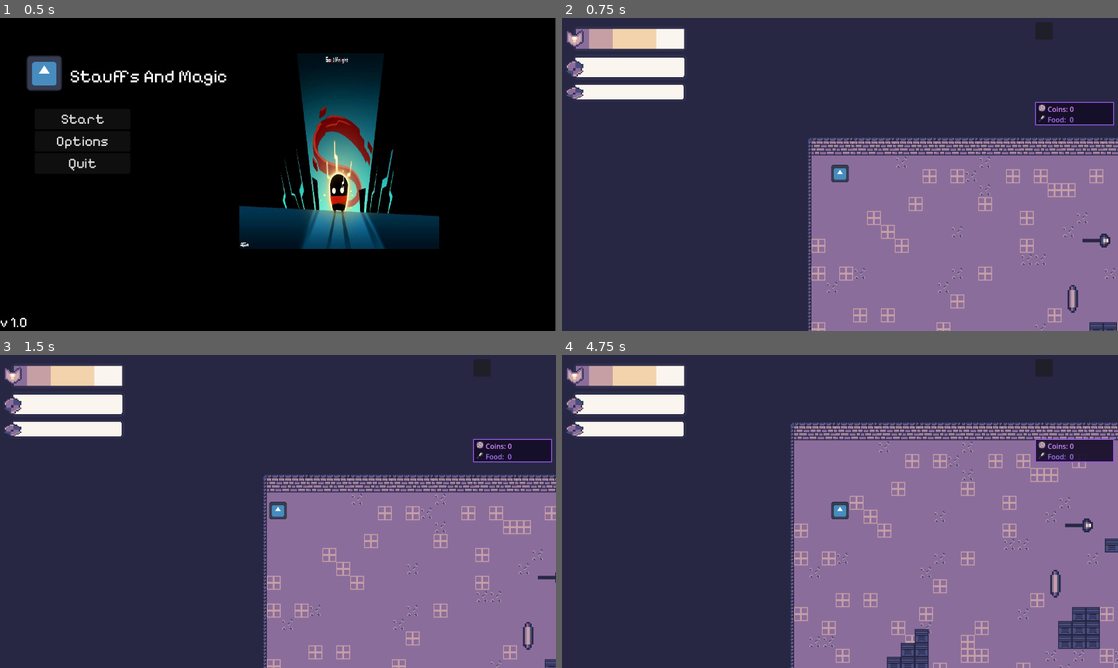
Above: before the commit, frames 1-4 (two rows, left to right).
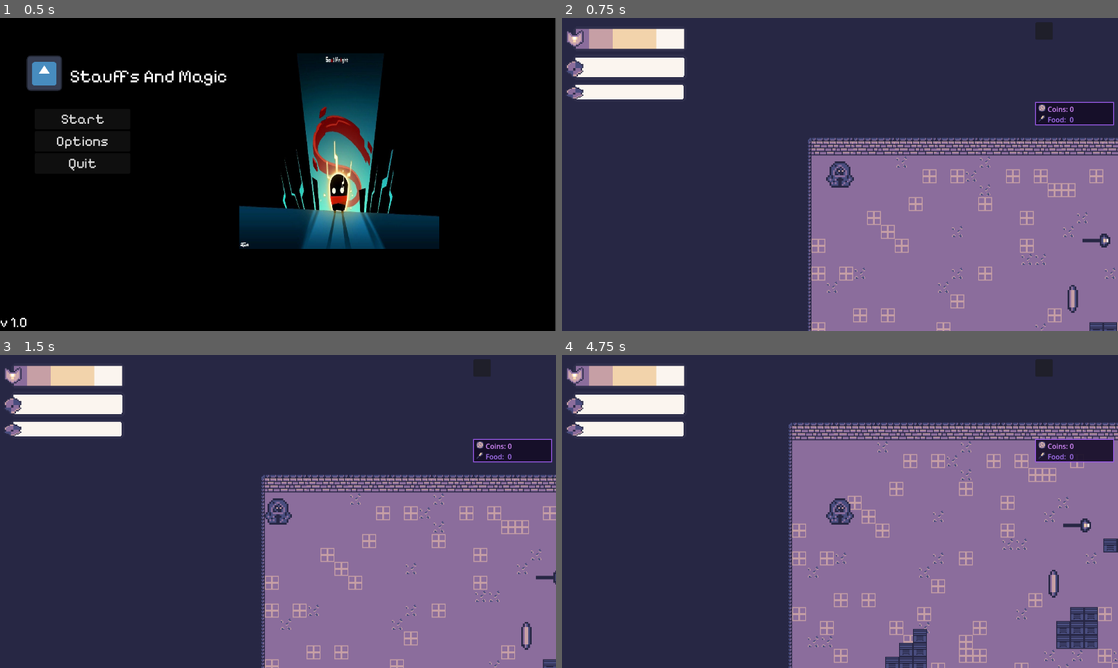
Above: after the commit, the same moments.

Repository: chabsseu/Stauffs-and-Magic
Game: Godot game, scene res://Scenes/UI/title_screen.tscn
Two runs of this game, one before a commit and one after it. Both use one fixed random seed, a clock stepped at 60 frames per second and the inputs below. The engine's default icon, where the game draws it, is replaced by a stand-in: a white triangle on a blue panel in a dark square.
Inputs (mouse positions are in pixels of both pictures, inside the frame that each line leads up to):
- Up to frame 1 (0.5 s): no input
- Up to frame 2 (0.75 s): click "Start" at 0.5 s
- Up to frame 3 (1.5 s): tap Enter at 1.25 s; move the mouse to (400, 495) at 1.27 s; tap A (A) at 1.35 s
- Up to frame 4 (4.75 s): tap D (D) at 1.55, 2.1, 3.8, 4.35 s; tap Space at 2, 3.5 s; move the mouse to (728, 527) at 2.02 s; tap S (S) at 2.3, 2.85, 4.55 s; tap Enter at 2.75, 4.25 s; move the mouse to (895, 442) at 2.77 s; tap A (A) at 3.05, 3.6 s; move the mouse to (812, 574) at 3.52 s; move the mouse to (1006, 558) at 4.27 s

Frame 1 is identical in both runs. In frame 2, 0.3% of the frame differs, in the area x 47-53%, y 45-55%; in frame 3, 3.4%; in frame 4, 4.9%, in the area x 40-100%, y 21-100%.

Commit message:
adjust the size of the player sprite

Diff:
--- a/Scenes/Player/player.tscn
+++ b/Scenes/Player/player.tscn
@@ -1,7 +1,7 @@
 [gd_scene format=3 uid="uid://c2xkrph0al5nw"]
 
 [ext_resource type="Script" uid="uid://bln4x7n1bjd8p" path="res://Scripts/Player/player.gd" id="1_a3d8c"]
-[ext_resource type="Texture2D" uid="uid://ctgav05ifthty" path="res://icon.svg" id="1_uvnfx"]
+[ext_resource type="Texture2D" uid="uid://snhmjwu3v5j1" path="res://Assets/Player/player.png" id="2_jlvik"]
 [ext_resource type="Script" uid="uid://l5hl2sus6yh8" path="res://Scripts/UI/camera_2d.gd" id="3_htcer"]
 [ext_resource type="Texture2D" uid="uid://bj74em60yojnr" path="res://Assets/UI/cooldown.png" id="4_htcer"]
 [ext_resource type="PackedScene" uid="uid://ciwy7dfadp2tp" path="res://Scenes/UI/health_armor.tscn" id="4_mtuoh"]
@@ -9,7 +9,8 @@
 [ext_resource type="PackedScene" uid="uid://bif1w6n8f478s" path="res://Scenes/UI/food_slot_ui.tscn" id="7_0u5uq"]
 [ext_resource type="PackedScene" uid="uid://ociobxauih61" path="res://Scenes/UI/StatuEffectUI.tscn" id="8_jlvik"]
 
-[sub_resource type="RectangleShape2D" id="RectangleShape2D_a3d8c"]
+[sub_resource type="CapsuleShape2D" id="CapsuleShape2D_gk6dx"]
+radius = 15.0
 
 [sub_resource type="CircleShape2D" id="CircleShape2D_mtuoh"]
 radius = 15.033297
@@ -21,12 +22,11 @@
 
 [node name="Sprite2D" type="Sprite2D" parent="." unique_id=541921693]
 position = Vector2(-2.842171e-14, -0.99999994)
-scale = Vector2(0.15625, 0.15625)
-texture = ExtResource("1_uvnfx")
+scale = Vector2(2, 2)
+texture = ExtResource("2_jlvik")
 
 [node name="CollisionShape2D" type="CollisionShape2D" parent="." unique_id=1775276531]
-position = Vector2(0, -1)
-shape = SubResource("RectangleShape2D_a3d8c")
+shape = SubResource("CapsuleShape2D_gk6dx")
 
 [node name="Camera2D" type="Camera2D" parent="." unique_id=959096284]
 zoom = Vector2(2, 2)
